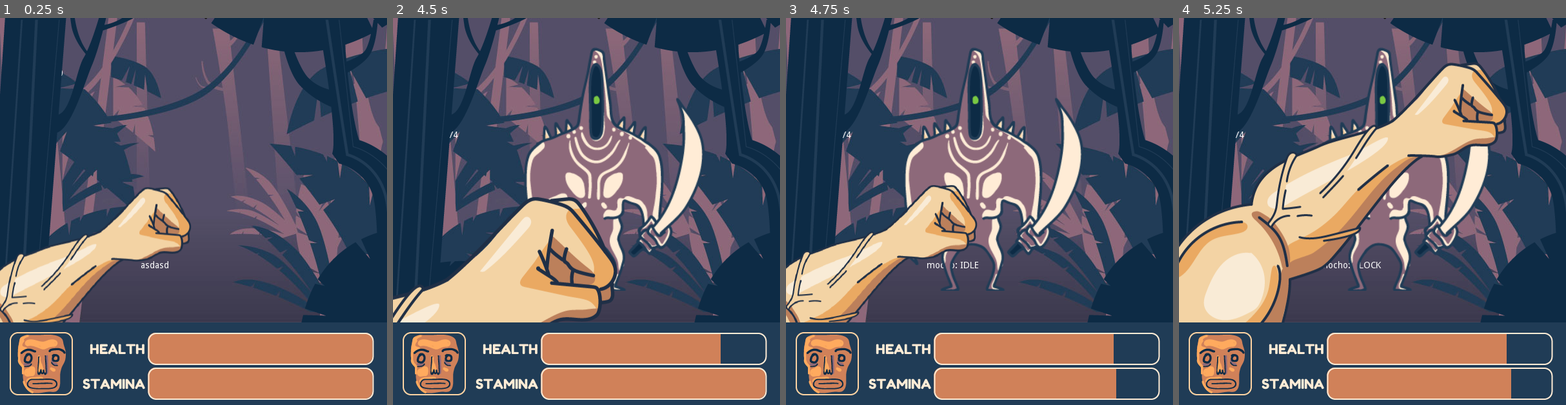
Above: before the commit, frames 1-4 (left to right).
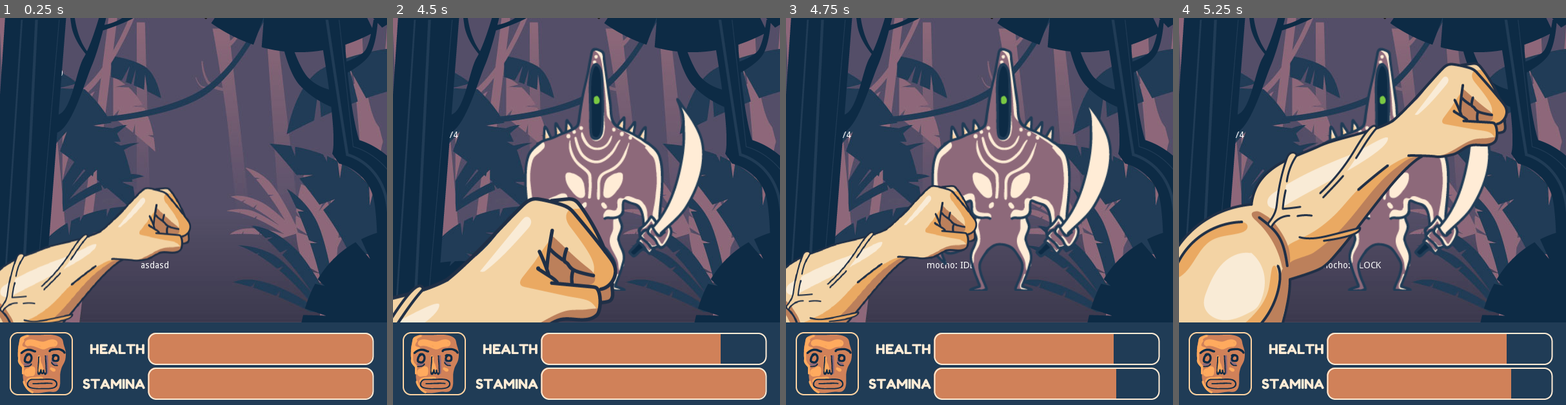
Above: after the commit, the same moments.

Repository: blackmambastudio/mocho
Game: Godot game, scene res://Game.tscn
The game is run twice, just before and just after one commit, with the same random seed, the same clock (stepped at 60 frames per second) and the same inputs.
Inputs (mouse positions are in pixels of both pictures, inside the frame that each line leads up to):
- Up to frame 1 (0.25 s): no input
- Up to frame 2 (4.5 s): move the mouse to (671, 192) at 0.52 s; hold Right (ui_right) 0.53-1.28 s; tap D (block) at 0.6, 1.55, 2.1, 3.05, 3.6 s; click (671, 192) at 0.67 s; tap K (hit) at 0.8, 1.35, 2.3, 2.85, 3.8, 4.35 s; tap Enter at 1.25 s; move the mouse to (509, 230) at 1.27 s; move the mouse to (625, 126) at 2.02 s; hold Right (ui_right) 2.03-3.53 s; move the mouse to (567, 288) at 2.77 s; click (567, 288) at 2.92 s; move the mouse to (702, 269) at 3.52 s; move the mouse to (470, 153) at 4.27 s
- Up to frame 3 (4.75 s): tap D (block) at 4.55 s
- Up to frame 4 (5.25 s): move the mouse to (1391, 211) at 5.02 s; tap D (block) at 5.1 s; click (1391, 211) at 5.17 s

Frames 1-2 are identical in both runs. In frame 3, 13% of the frame differs, in the area x 30-85%, y 7-71%; in frame 4, nothing differs.

Commit message:
AudioUpdate2

Diff:
--- a/AudioManager.gd
+++ b/AudioManager.gd
@@ -1,12 +1,18 @@
 extends Control
 
+var MX_LPF
+export (float) var cutoff
+
 func _ready():
-	pass # Replace with function body.
+	MX_LPF = AudioServer.get_bus_effect(2,0)
+	MX_LPF.set_cutoff(14000)
+
 
 func mocho_hurt():
 	$Mocho/SFX_Hurt.playsound()
 
 func mocho_defend():
+	$Mocho/SFX_BlockGrunt.playsound()
 	$Mocho/SFX_LowWhoosh.play()
 
 func mocho_block():
@@ -14,6 +20,15 @@
 
 func mocho_stunned():
 	$Mocho/SFX_Stunned.playsound()
+
+func mocho_parry():
+	$Mocho/SFX_Parry.playsound()
+
+func mocho_die():
+	$Mocho/SFX_Death.playsound()
+	MX_LPF.set_cutoff(cutoff)
+#	tween_out.interpolate_property(MX_LPF, "cutoff", 14000, 2000, 1, 1, Tween.EASE_OUT, 1)
+#	tween_out.start()
 
 func alien_prepare():
 	$Alien/SFX_Prepare.playsound()
@@ -26,5 +41,6 @@
 
 
 func alien_dodge():
-	$Alien/SFX_Dodge.playsound()
+	if randf() < 0.2:
+		$Alien/SFX_Dodge.playsound()
 	$Alien/SFX_Move.playsound()
--- a/Game.gd
+++ b/Game.gd
@@ -90,7 +90,7 @@
 		STATUS.BLOCK:
 			pass
 		STATUS.DEAD:
-			$AudioManager/MX_InGame.volume_db = -80
+			$AudioManager.mocho_die()
 			$Metronome.playing = false
 			$UI.show_restart()
 
--- a/Game.tscn
+++ b/Game.tscn
@@ -7,28 +7,34 @@
 [ext_resource path="res://AudioManager.gd" type="Script" id=5]
 [ext_resource path="res://Audio/MX_InGame.wav" type="AudioStream" id=6]
 [ext_resource path="res://Audio/SFX_Whoosh.ogg" type="AudioStream" id=7]
-[ext_resource path="res://Audio/zDevices/RandomTool.tscn" type="PackedScene" id=8]
-[ext_resource path="res://Audio/zDevices/SoundObject.tscn" type="PackedScene" id=9]
-[ext_resource path="res://Audio/SFX_MochoAttk_01.ogg" type="AudioStream" id=10]
-[ext_resource path="res://Audio/SFX_MochoAttk_02.ogg" type="AudioStream" id=11]
-[ext_resource path="res://Audio/SFX_MochoHurt_01.ogg" type="AudioStream" id=12]
-[ext_resource path="res://Audio/SFX_MochoHurt_02.ogg" type="AudioStream" id=13]
-[ext_resource path="res://Audio/SFX_MochoBlock.ogg" type="AudioStream" id=14]
-[ext_resource path="res://Audio/SFX_MochoExhaust.ogg" type="AudioStream" id=15]
-[ext_resource path="res://Audio/SFX_AlienDeath.ogg" type="AudioStream" id=16]
-[ext_resource path="res://Audio/SFX_AlienPrepare_01.ogg" type="AudioStream" id=17]
-[ext_resource path="res://Audio/SFX_AlienPrepare_02.ogg" type="AudioStream" id=18]
-[ext_resource path="res://Audio/SFX_AlienDodge_01.ogg" type="AudioStream" id=19]
-[ext_resource path="res://Audio/SFX_AlienDodge_02.ogg" type="AudioStream" id=20]
-[ext_resource path="res://Audio/SFX_AlienAttack_01.ogg" type="AudioStream" id=21]
-[ext_resource path="res://Audio/SFX_AlienAttack_02.ogg" type="AudioStream" id=22]
-[ext_resource path="res://Audio/SFX_AlienAttack_03.ogg" type="AudioStream" id=23]
-[ext_resource path="res://Audio/SFX_SlashAttk.ogg" type="AudioStream" id=24]
-[ext_resource path="res://Audio/SFX_Dodge.ogg" type="AudioStream" id=25]
-[ext_resource path="res://Assets/titulo_mocho.png" type="Texture" id=26]
-[ext_resource path="res://GUI.tscn" type="PackedScene" id=27]
-[ext_resource path="res://Metronome.gd" type="Script" id=28]
-[ext_resource path="res://Assets/arbol_frente.png" type="Texture" id=29]
+[ext_resource path="res://Audio/SFX_BlockWhoosh.ogg" type="AudioStream" id=8]
+[ext_resource path="res://Audio/zDevices/RandomTool.tscn" type="PackedScene" id=9]
+[ext_resource path="res://Audio/zDevices/SoundObject.tscn" type="PackedScene" id=10]
+[ext_resource path="res://Audio/SFX_MochoAttk_01.ogg" type="AudioStream" id=11]
+[ext_resource path="res://Audio/SFX_MochoAttk_02.ogg" type="AudioStream" id=12]
+[ext_resource path="res://Audio/SFX_MochoHurt_01.ogg" type="AudioStream" id=13]
+[ext_resource path="res://Audio/SFX_MochoHurt_02.ogg" type="AudioStream" id=14]
+[ext_resource path="res://Audio/SFX_MochoBlock.ogg" type="AudioStream" id=15]
+[ext_resource path="res://Audio/SFX_BlockGrunt_01.ogg" type="AudioStream" id=16]
+[ext_resource path="res://Audio/SFX_BlockGrunt_02.ogg" type="AudioStream" id=17]
+[ext_resource path="res://Audio/SFX_MochoExhaust.ogg" type="AudioStream" id=18]
+[ext_resource path="res://Audio/SFX_Parry.ogg" type="AudioStream" id=19]
+[ext_resource path="res://Audio/SFX_MochoDeath_01.ogg" type="AudioStream" id=20]
+[ext_resource path="res://Audio/SFX_MochoDeath_02.ogg" type="AudioStream" id=21]
+[ext_resource path="res://Audio/SFX_AlienDeath.ogg" type="AudioStream" id=22]
+[ext_resource path="res://Audio/SFX_AlienPrepare_01.ogg" type="AudioStream" id=23]
+[ext_resource path="res://Audio/SFX_AlienPrepare_02.ogg" type="AudioStream" id=24]
+[ext_resource path="res://Audio/SFX_AlienDodge_01.ogg" type="AudioStream" id=25]
+[ext_resource path="res://Audio/SFX_AlienDodge_02.ogg" type="AudioStream" id=26]
+[ext_resource path="res://Audio/SFX_AlienAttack_01.ogg" type="AudioStream" id=27]
+[ext_resource path="res://Audio/SFX_AlienAttack_02.ogg" type="AudioStream" id=28]
+[ext_resource path="res://Audio/SFX_AlienAttack_03.ogg" type="AudioStream" id=29]
+[ext_resource path="res://Audio/SFX_SlashAttk.ogg" type="AudioStream" id=30]
+[ext_resource path="res://Audio/SFX_Dodge.ogg" type="AudioStream" id=31]
+[ext_resource path="res://Assets/titulo_mocho.png" type="Texture" id=32]
+[ext_resource path="res://GUI.tscn" type="PackedScene" id=33]
+[ext_resource path="res://Metronome.gd" type="Script" id=34]
+[ext_resource path="res://Assets/arbol_frente.png" type="Texture" id=35]
 
 [sub_resource type="Animation" id=1]
 resource_name = "Fall"
@@ -88,10 +94,10 @@
 time_blocking = 0.5
 
 [node name="AudioManager" type="Control" parent="."]
-editor/display_folded = true
 margin_right = 40.0
 margin_bottom = 40.0
 script = ExtResource( 5 )
+cutoff = 900.0
 
 [node name="MX_InGame" type="AudioStreamPlayer" parent="AudioManager"]
 stream = ExtResource( 6 )
@@ -104,38 +110,38 @@
 
 [node name="SFX_Whoosh" type="AudioStreamPlayer" parent="AudioManager/Mocho"]
 stream = ExtResource( 7 )
-volume_db = -4.0
+volume_db = -3.0
 bus = "SFX"
 
 [node name="SFX_LowWhoosh" type="AudioStreamPlayer" parent="AudioManager/Mocho"]
-volume_db = -6.0
-pitch_scale = 0.7
+stream = ExtResource( 8 )
+volume_db = -13.0
 bus = "SFX"
 
-[node name="SFX_Attk" parent="AudioManager/Mocho" instance=ExtResource( 8 )]
-editor/display_folded = true
-position = Vector2( 318.239, 286.852 )
-Bus = "SFX"
-
-[node name="SoundObject" parent="AudioManager/Mocho/SFX_Attk" instance=ExtResource( 9 )]
-stream = ExtResource( 10 )
-
-[node name="SoundObject2" parent="AudioManager/Mocho/SFX_Attk" instance=ExtResource( 9 )]
+[node name="SFX_Attk" parent="AudioManager/Mocho" instance=ExtResource( 9 )]
+editor/display_folded = true
+position = Vector2( 318.239, 286.852 )
+Bus = "SFX"
+
+[node name="SoundObject" parent="AudioManager/Mocho/SFX_Attk" instance=ExtResource( 10 )]
 stream = ExtResource( 11 )
 
-[node name="SFX_Hurt" parent="AudioManager/Mocho" instance=ExtResource( 8 )]
+[node name="SoundObject2" parent="AudioManager/Mocho/SFX_Attk" instance=ExtResource( 10 )]
+stream = ExtResource( 12 )
+
+[node name="SFX_Hurt" parent="AudioManager/Mocho" instance=ExtResource( 9 )]
 editor/display_folded = true
 position = Vector2( 318.239, 286.852 )
 Volume = 4.0
 Bus = "SFX"
 
-[node name="SoundObject" parent="AudioManager/Mocho/SFX_Hurt" instance=ExtResource( 9 )]
-stream = ExtResource( 12 )
-
-[node name="SoundObject2" parent="AudioManager/Mocho/SFX_Hurt" instance=ExtResource( 9 )]
+[node name="SoundObject" parent="AudioManager/Mocho/SFX_Hurt" instance=ExtResource( 10 )]
 stream = ExtResource( 13 )
 
-[node name="SFX_Block" parent="AudioManager/Mocho" instance=ExtResource( 8 )]
+[node name="SoundObject2" parent="AudioManager/Mocho/SFX_Hurt" instance=ExtResource( 10 )]
+stream = ExtResource( 14 )
+
+[node name="SFX_Block" parent="AudioManager/Mocho" instance=ExtResource( 9 )]
 editor/display_folded = true
 position = Vector2( 318.239, 286.852 )
 Volume = 2.0
@@ -147,17 +153,51 @@
 RandomPitch = true
 minPitch = -3.0
 
-[node name="SoundObject" parent="AudioManager/Mocho/SFX_Block" instance=ExtResource( 9 )]
-stream = ExtResource( 14 )
-
-[node name="SFX_Stunned" parent="AudioManager/Mocho" instance=ExtResource( 8 )]
-editor/display_folded = true
-position = Vector2( 318.239, 286.852 )
+[node name="SoundObject" parent="AudioManager/Mocho/SFX_Block" instance=ExtResource( 10 )]
 stream = ExtResource( 15 )
-Bus = "SFX"
-
-[node name="SoundObject" parent="AudioManager/Mocho/SFX_Stunned" instance=ExtResource( 9 )]
-stream = ExtResource( 14 )
+
+[node name="SFX_BlockGrunt" parent="AudioManager/Mocho" instance=ExtResource( 9 )]
+editor/display_folded = true
+position = Vector2( 318.239, 286.852 )
+Volume = -2.0
+Bus = "SFX"
+
+[node name="SoundObject" parent="AudioManager/Mocho/SFX_BlockGrunt" instance=ExtResource( 10 )]
+stream = ExtResource( 16 )
+
+[node name="SoundObject2" parent="AudioManager/Mocho/SFX_BlockGrunt" instance=ExtResource( 10 )]
+stream = ExtResource( 17 )
+
+[node name="SFX_Parry" parent="AudioManager/Mocho" instance=ExtResource( 9 )]
+editor/display_folded = true
+position = Vector2( 318.239, 286.852 )
+stream = ExtResource( 18 )
+Volume = 4.0
+Bus = "SFX"
+
+[node name="SoundObject" parent="AudioManager/Mocho/SFX_Parry" instance=ExtResource( 10 )]
+stream = ExtResource( 19 )
+
+[node name="SFX_Stunned" parent="AudioManager/Mocho" instance=ExtResource( 9 )]
+editor/display_folded = true
+position = Vector2( 318.239, 286.852 )
+stream = ExtResource( 18 )
+Bus = "SFX"
+
+[node name="SoundObject" parent="AudioManager/Mocho/SFX_Stunned" instance=ExtResource( 10 )]
+stream = ExtResource( 15 )
+
+[node name="SFX_Death" parent="AudioManager/Mocho" instance=ExtResource( 9 )]
+editor/display_folded = true
+position = Vector2( 318.239, 286.852 )
+Volume = 5.0
+Bus = "SFX"
+
+[node name="SoundObject" parent="AudioManager/Mocho/SFX_Death" instance=ExtResource( 10 )]
+stream = ExtResource( 20 )
+
+[node name="SoundObject2" parent="AudioManager/Mocho/SFX_Death" instance=ExtResource( 10 )]
+stream = ExtResource( 21 )
 
 [node name="Alien" type="Control" parent="AudioManager"]
 editor/display_folded = true
@@ -165,81 +205,83 @@
 margin_bottom = 40.0
 
 [node name="SFX_Death" type="AudioStreamPlayer" parent="AudioManager/Alien"]
-stream = ExtResource( 16 )
+stream = ExtResource( 22 )
 bus = "SFX"
 
-[node name="SFX_Prepare" parent="AudioManager/Alien" instance=ExtResource( 8 )]
-editor/display_folded = true
-position = Vector2( 322.192, 153.019 )
-Bus = "SFX"
-
-[node name="SoundObject" parent="AudioManager/Alien/SFX_Prepare" instance=ExtResource( 9 )]
-stream = ExtResource( 17 )
+[node name="SFX_Prepare" parent="AudioManager/Alien" instance=ExtResource( 9 )]
+editor/display_folded = true
+position = Vector2( 322.192, 153.019 )
+Bus = "SFX"
+
+[node name="SoundObject" parent="AudioManager/Alien/SFX_Prepare" instance=ExtResource( 10 )]
+stream = ExtResource( 23 )
 Volume = 6.0
 
-[node name="SoundObject2" parent="AudioManager/Alien/SFX_Prepare" instance=ExtResource( 9 )]
-stream = ExtResource( 18 )
-
-[node name="SFX_Dodge" parent="AudioManager/Alien" instance=ExtResource( 8 )]
-editor/display_folded = true
-position = Vector2( 322.192, 153.019 )
-Bus = "SFX"
-
-[node name="SoundObject" parent="AudioManager/Alien/SFX_Dodge" instance=ExtResource( 9 )]
-stream = ExtResource( 19 )
-Volume = 6.0
-
-[node name="SoundObject2" parent="AudioManager/Alien/SFX_Dodge" instance=ExtResource( 9 )]
-stream = ExtResource( 20 )
-
-[node name="SFX_Attk" parent="AudioManager/Alien" instance=ExtResource( 8 )]
-editor/display_folded = true
-position = Vector2( 322.192, 153.019 )
-Volume = -2.0
-Bus = "SFX"
-
-[node name="SoundObject" parent="AudioManager/Alien/SFX_Attk" instance=ExtResource( 9 )]
-stream = ExtResource( 21 )
-Volume = 6.0
-
-[node name="SoundObject2" parent="AudioManager/Alien/SFX_Attk" instance=ExtResource( 9 )]
-stream = ExtResource( 22 )
-
-[node name="SoundObject3" parent="AudioManager/Alien/SFX_Attk" instance=ExtResource( 9 )]
-stream = ExtResource( 23 )
-
-[node name="SFX_Slash" parent="AudioManager/Alien" instance=ExtResource( 8 )]
-editor/display_folded = true
-position = Vector2( 322.192, 153.019 )
-Volume = 1.0
-Bus = "SFX"
-
-[node name="SoundObject" parent="AudioManager/Alien/SFX_Slash" instance=ExtResource( 9 )]
+[node name="SoundObject2" parent="AudioManager/Alien/SFX_Prepare" instance=ExtResource( 10 )]
 stream = ExtResource( 24 )
 
-[node name="SFX_Move" parent="AudioManager/Alien" instance=ExtResource( 8 )]
-editor/display_folded = true
-position = Vector2( 322.192, 153.019 )
-Volume = 2.0
-Bus = "SFX"
-
-[node name="SoundObject" parent="AudioManager/Alien/SFX_Move" instance=ExtResource( 9 )]
+[node name="SFX_Dodge" parent="AudioManager/Alien" instance=ExtResource( 9 )]
+editor/display_folded = true
+position = Vector2( 322.192, 153.019 )
+Bus = "SFX"
+
+[node name="SoundObject" parent="AudioManager/Alien/SFX_Dodge" instance=ExtResource( 10 )]
 stream = ExtResource( 25 )
 Volume = 6.0
+
+[node name="SoundObject2" parent="AudioManager/Alien/SFX_Dodge" instance=ExtResource( 10 )]
+stream = ExtResource( 26 )
+
+[node name="SFX_Attk" parent="AudioManager/Alien" instance=ExtResource( 9 )]
+editor/display_folded = true
+position = Vector2( 322.192, 153.019 )
+Volume = -2.0
+Bus = "SFX"
+
+[node name="SoundObject" parent="AudioManager/Alien/SFX_Attk" instance=ExtResource( 10 )]
+stream = ExtResource( 27 )
+Volume = 6.0
+
+[node name="SoundObject2" parent="AudioManager/Alien/SFX_Attk" instance=ExtResource( 10 )]
+stream = ExtResource( 28 )
+
+[node name="SoundObject3" parent="AudioManager/Alien/SFX_Attk" instance=ExtResource( 10 )]
+stream = ExtResource( 29 )
+
+[node name="SFX_Slash" parent="AudioManager/Alien" instance=ExtResource( 9 )]
+position = Vector2( 322.192, 153.019 )
+Volume = 1.0
+Bus = "SFX"
+
+[node name="SoundObject" parent="AudioManager/Alien/SFX_Slash" instance=ExtResource( 10 )]
+stream = ExtResource( 30 )
+Volume = 2.0
+
+[node name="SFX_Move" parent="AudioManager/Alien" instance=ExtResource( 9 )]
+position = Vector2( 322.192, 153.019 )
+Volume = 3.0
+Pitch = 2.0
+Bus = "SFX"
+RandomPitch = true
+minPitch = 3.0
+maxPitch = -1.0
+
+[node name="SoundObject" parent="AudioManager/Alien/SFX_Move" instance=ExtResource( 10 )]
+stream = ExtResource( 31 )
 
 [node name="titulo_mocho" type="Sprite" parent="."]
 visible = false
 position = Vector2( 778.679, 475.638 )
-texture = ExtResource( 26 )
+texture = ExtResource( 32 )
 
 [node name="Kills" type="Label" parent="."]
 margin_right = 40.0
 margin_bottom = 14.0
 
-[node name="UI" parent="." instance=ExtResource( 27 )]
+[node name="UI" parent="." instance=ExtResource( 33 )]
 
 [node name="Metronome" type="Node" parent="."]
-script = ExtResource( 28 )
+script = ExtResource( 34 )
 bpm = 154.0
 
 [node name="Tempo" type="Label" parent="."]
--- a/Mocho.gd
+++ b/Mocho.gd
@@ -65,6 +65,7 @@
 				$AnimationPlayer.play("Idle")
 		STATUS.PARRY:
 			self.add_stamina(stm_recover_parry)
+			AM.mocho_parry()
 			$AnimationPlayer.play("ParryHit", -1, 1.3)
 		STATUS.TO_HIT:
 			self.add_stamina(stm_cost_hit)
--- a/Monster.gd
+++ b/Monster.gd
@@ -114,8 +114,7 @@
 			AM.alien_attack()
 			$Sprite.set_frame(2)
 		STATUS.DODGE:
-			if randf() < 0.2:
-				AM.alien_dodge()
+			AM.alien_dodge()
 			# trigger the dogging animation
 			randomize()
 			if randf() < 0.5:
--- a/default_bus_layout.tres
+++ b/default_bus_layout.tres
@@ -1,4 +1,8 @@
-[gd_resource type="AudioBusLayout" format=2]
+[gd_resource type="AudioBusLayout" load_steps=2 format=2]
+
+[sub_resource type="AudioEffectLowPassFilter" id=1]
+resource_name = "LowPassFilter"
+cutoff_hz = 15000.0
 
 [resource]
 bus/1/name = "SFX"
@@ -13,3 +17,5 @@
 bus/2/bypass_fx = false
 bus/2/volume_db = 0.0
 bus/2/send = "Master"
+bus/2/effect/0/effect = SubResource( 1 )
+bus/2/effect/0/enabled = true
Not shown, added: Audio/SFX_BlockGrunt_01.ogg.import
Not shown, added: Audio/SFX_BlockGrunt_02.ogg.import
Not shown, added: Audio/SFX_BlockWhoosh.ogg.import
Not shown, added: Audio/SFX_MochoDeath_01.ogg.import
Not shown, added: Audio/SFX_MochoDeath_02.ogg.import
Not shown, added: Audio/SFX_Parry.ogg.import
Not shown: 2 places in Game.tscn that only renumber resources
Not shown, changed: .DS_Store
Not shown, changed: Audio/SFX_AlienAttack_01.ogg
Not shown, changed: Audio/SFX_AlienAttack_02.ogg
Not shown, changed: Audio/SFX_AlienAttack_03.ogg
Not shown, changed: Audio/SFX_AlienDodge_01.ogg
(and 18 more such lines)
